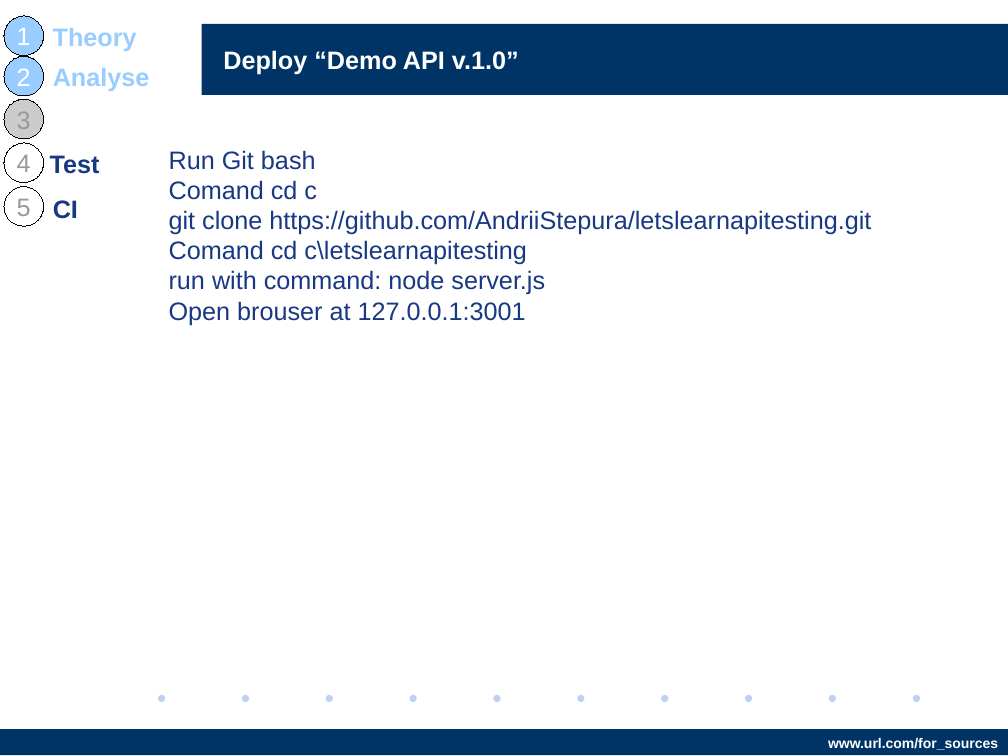
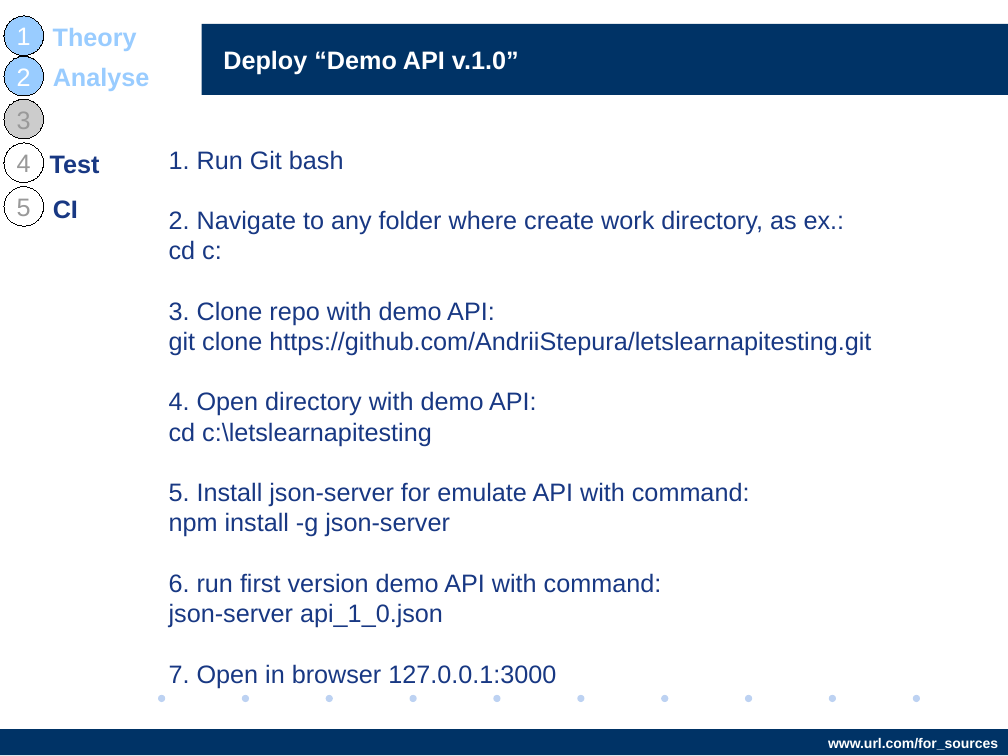
Before and after one commit to AndriiStepura/letslearnapitesting, a slide deck: slide 12 of StartTestingApiWithPostman.odp. Drawn at 1008x756 pixels with LibreOffice and Linux fonts; fonts in the diff are those of the drawing; background and template pictures are left out. Boxes give left, top, right and bottom in pixels: in the first picture for what was removed or moved away, otherwise in the second. Text is boxed around its words. In the diff, an @@ line names an element or a change of style, - is before the commit and + after.

Commit message:
change demo API to json-server

```diff
--- a/StartTestingApiWithPostman.odp
+++ b/StartTestingApiWithPostman.odp
@@ text at [169, 150, 845, 325]: text changed @@
-Run Git bash
-Comand cd c
+1. Run Git bash
+2. Navigate to any folder where create work directory, as ex.:
+cd c:
+3. Clone repo with demo API:
@@ text at [169, 391, 750, 688]: text changed @@
-Comand cd c\letslearnapitesting
-run with command: node server.js
-Open brouser at 127.0.0.1:3001
+4. Open directory with demo API:
+cd c:\letslearnapitesting
+5. Install json-server for emulate API with command:
+npm install -g json-server
+6. run first version demo API with command:
+json-server api_1_0.json
+7. Open in browser 127.0.0.1:3000
```
Also in this commit, not shown: 8 other slides changed, 9 slides added, 7 other files.
